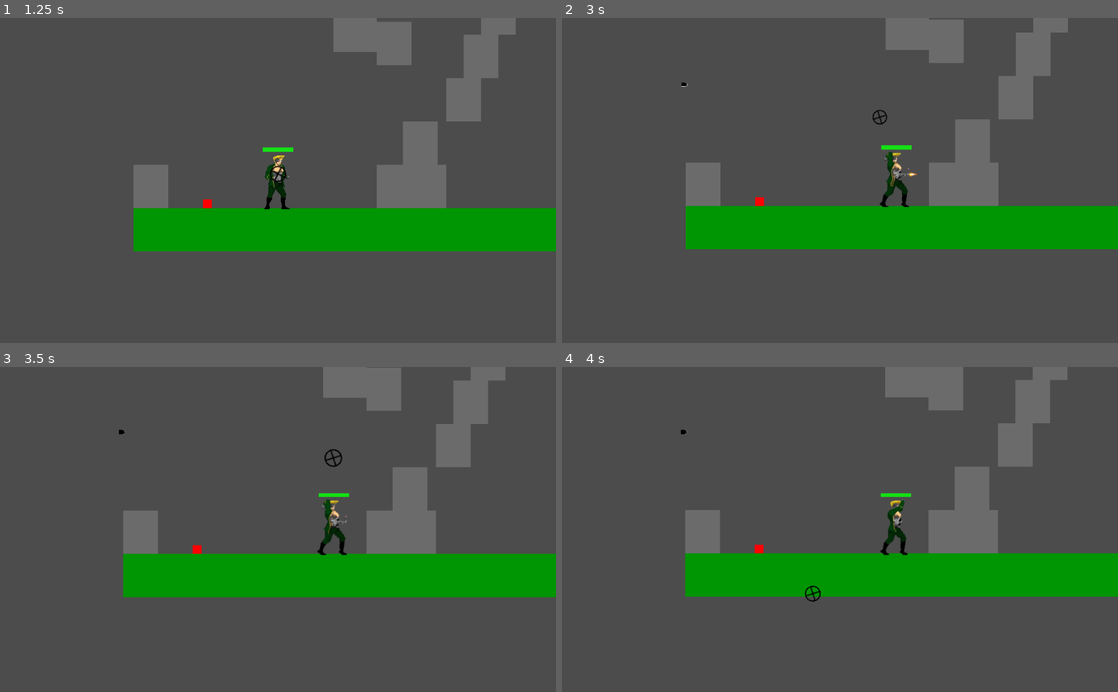
Above: before the commit, frames 1-4 (two rows, left to right).
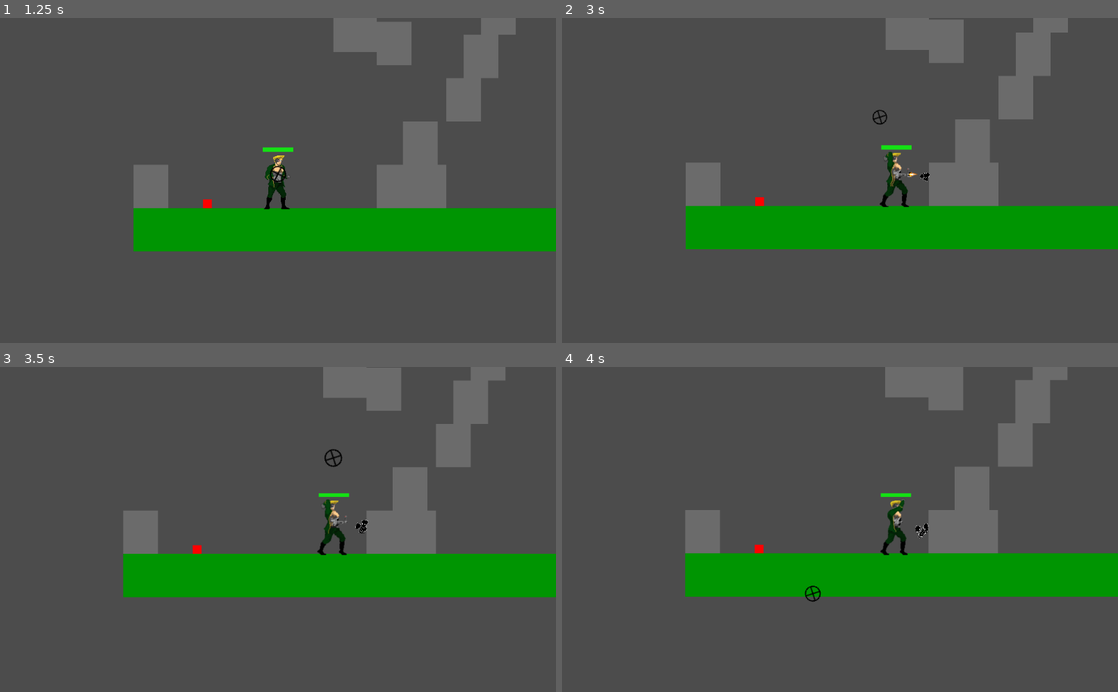
Above: after the commit, the same moments.

Repository: jfdoming/Project-B
Game: Godot game, scene res://scenes/Start.tscn
Two runs of this game, one before a commit and one after it. Both use one fixed random seed, a clock stepped at 60 frames per second and the inputs below.
Inputs (mouse positions are in pixels of both pictures, inside the frame that each line leads up to):
- Up to frame 1 (1.25 s): click "Start" at 0.5 s
- Up to frame 2 (3 s): move the mouse to (962, 164) at 1.27 s; hold Right (ui_right) 1.28-2.78 s; click (962, 164) at 1.35 s; tap Space (ui_select) at 1.52, 2.27 s; move the mouse to (728, 196) at 2.02 s; tap F (fire_chest) at 2.1 s; move the mouse to (895, 109) at 2.77 s; hold Left (ui_left) from 2.78 s (still down); click (895, 109) at 2.85 s
- Up to frame 3 (3.5 s): keep holding Left (ui_left)
- Up to frame 4 (4 s): move the mouse to (812, 594) at 3.52 s; release Left (ui_left) at 3.53 s; hold Right (ui_right) from 3.53 s (still down); tap F (fire_chest) at 3.6 s; tap Space (ui_select) at 3.77 s

Frame 1 is identical in both runs. In frame 2, less than 0.1% of the frame differs, in the area x 21-67%, y 19-51%; in frame 3, less than 0.1%; in frame 4, less than 0.1%, in the area x 21-66%, y 19-53%.
Error before the commit: Invalid get index 'global_position' (on base: 'null instance'). (res://Player.gd:155)

Commit message:
Small Bug Fixes (#19)
* Readded ChestFirePoint due to being accidentally deleted

* Adjusted layers so that bullets can collide with solids

Diff:
--- a/Bullet.tscn
+++ b/Bullet.tscn
@@ -10,7 +10,7 @@
 [node name="Bullet" type="RigidBody2D"]
 z_index = 1
 collision_layer = 4
-collision_mask = 8
+collision_mask = 9
 gravity_scale = 0.0
 script = ExtResource( 2 )
 
--- a/Player.tscn
+++ b/Player.tscn
@@ -259,8 +259,8 @@
 "Persist",
 ]]
 z_index = 1000
-collision_layer = 9
-collision_mask = 3
+collision_layer = 0
+collision_mask = 11
 script = ExtResource( 1 )
 jump_speed = 900
 
@@ -350,6 +350,9 @@
 
 [node name="RegularFirePoint" type="Position2D" parent="."]
 position = Vector2( 0, -55 )
+
+[node name="ChestFirePoint" type="Position2D" parent="."]
+position = Vector2( 56.8788, -27.3068 )
 [connection signal="flip_health_bar" from="." to="HealthBar" method="_on_Player_flip_health_bar"]
 [connection signal="health" from="." to="HealthBar" method="_on_Player_health"]
 [connection signal="smash_land" from="." to="Smash" method="_on_Player_smash_land"]
